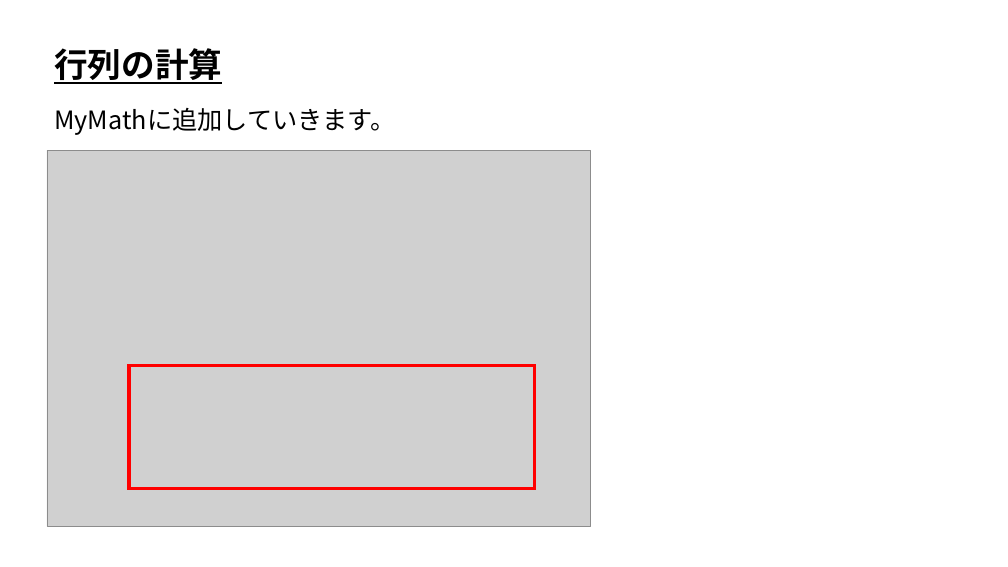
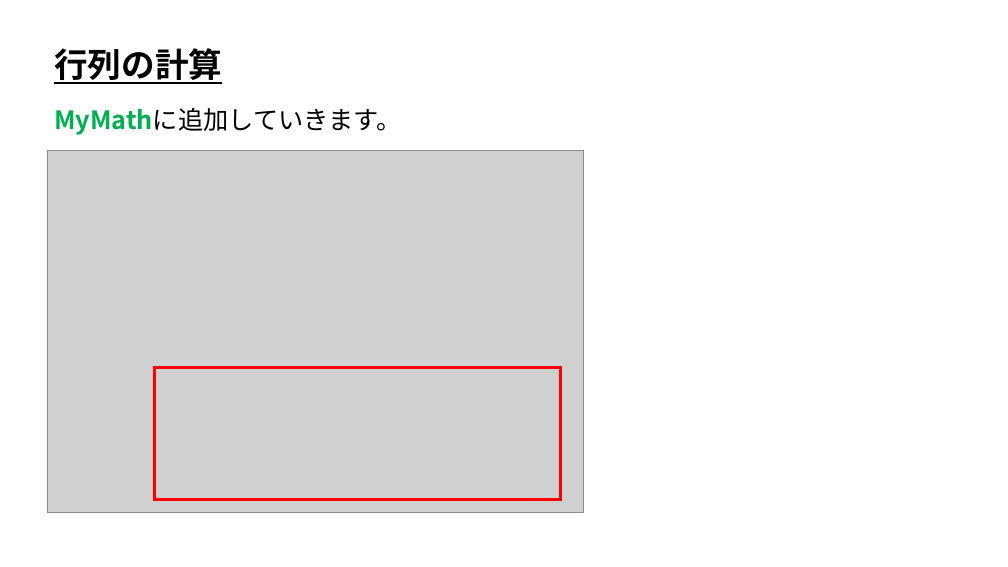
Before and after one commit to ArakiYusuke-Ohara/Textbook, a slide deck: slide 2 of ゲーム科2年/00_前期/ゲーム開発Ⅰ/09_行列計算.pptx. Drawn at 1008x567 pixels with LibreOffice and Linux fonts; fonts in the diff are those of the drawing; grey boxes stand for pictures. Boxes give left, top, right and bottom in pixels: in the first picture for what was removed or moved away, otherwise in the second. Text is boxed around its words. In the diff, an @@ line names an element or a change of style, - is before the commit and + after.

```diff
--- a/ゲーム科2年/00_前期/ゲーム開発Ⅰ/09_行列計算.pptx
+++ b/ゲーム科2年/00_前期/ゲーム開発Ⅰ/09_行列計算.pptx
@@ text "MyMathに追加していきます。" at (54, 108, 401, 135): text colour #000000 to #00B050, bold on in "MyMathに追加していきます。" @@
@@ picture: place and size @@
-picture at (47, 150, 591, 526)
+picture at (47, 150, 583, 513)
@@ rectangle: place and size @@
-rectangle at (129, 365, 535, 488)
+rectangle at (155, 368, 560, 501)
```
Also in this commit, not shown: 1 other slide changed, 48 other files.
